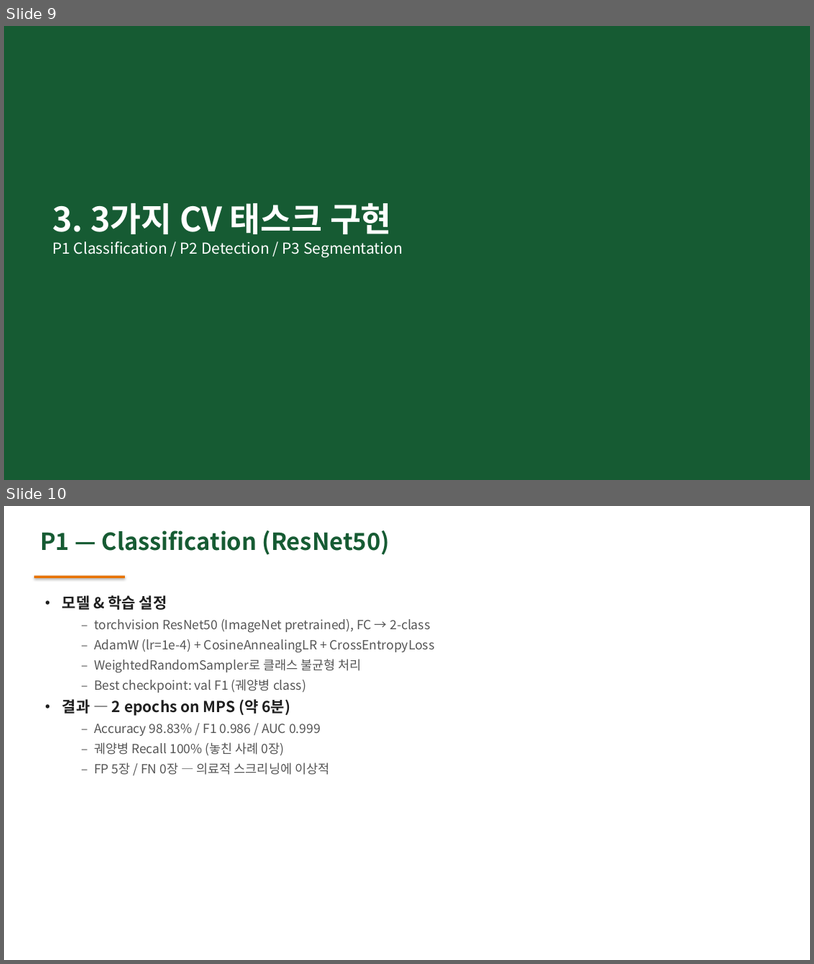
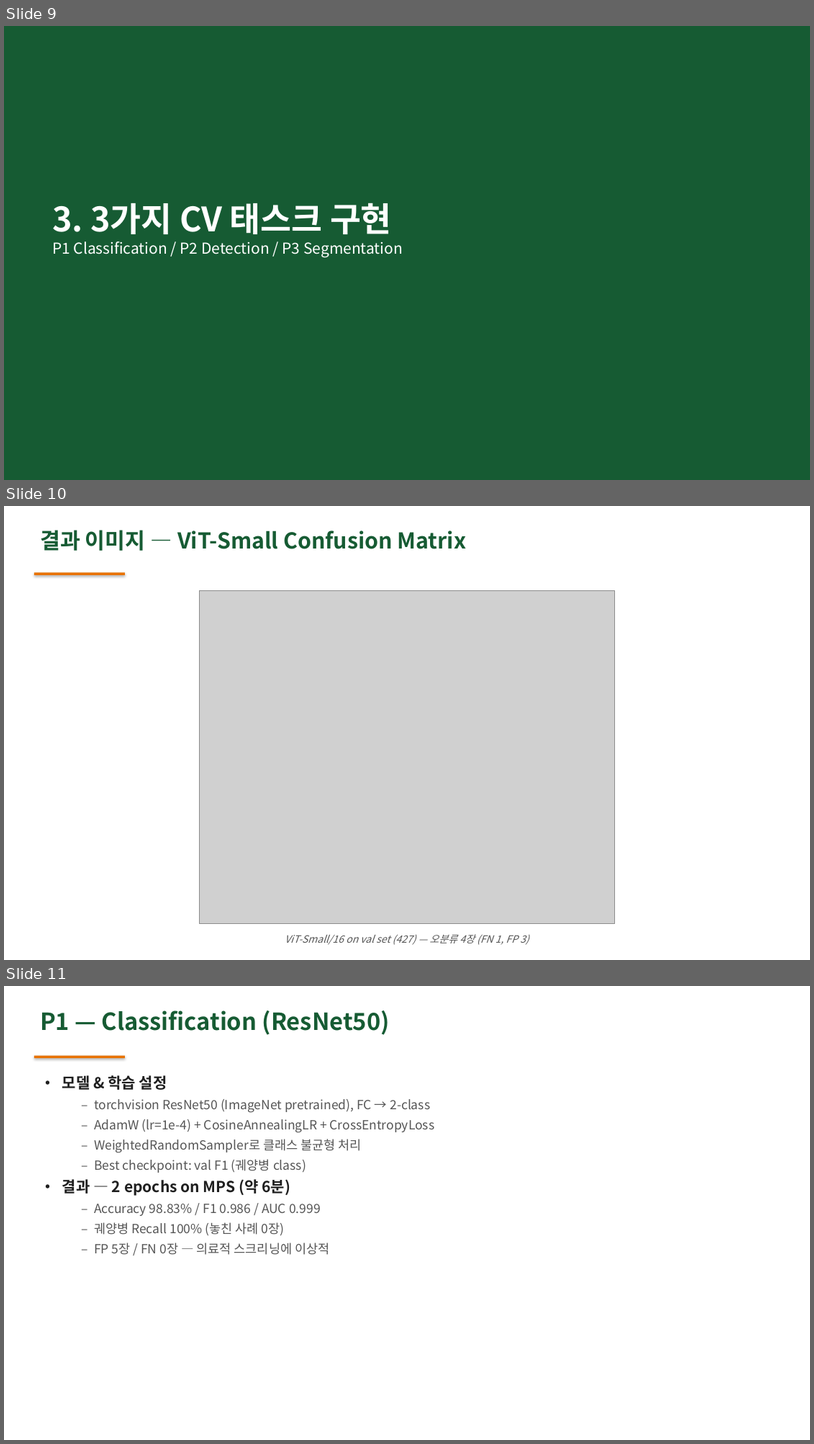
Before and after one commit to YBNML/disease_01, a slide deck: docs/disease_01_presentation.pptx. Shown one above the other, each under a label of ours: slides 9 and 10 before the commit, slides 9, 10 and 11 after it. The pictures are 814x964 and 814x1444 pixels, drawn with LibreOffice and Linux fonts; fonts in the diff are those of the drawing; grey boxes stand for pictures. Boxes give left, top, right and bottom in pixels: in the first picture for what was removed or moved away, otherwise in the second. Text is boxed around its words. In the diff, an @@ line names an element or a change of style, - is before the commit and + after.

```diff
--- a/docs/disease_01_presentation.pptx
+++ b/docs/disease_01_presentation.pptx
@@ slide 10 added at (4,506,810,960), background #FFFFFF @@
@@ text added at (40,530,466,551), 26 pt, text #165B33, bold @@
+결과 이미지 — ViT-Small Confusion Matrix
@@ rectangle added at (34,572,125,575), fill #E87200 @@
@@ picture added at (199,591,615,924) @@
@@ text added at (285,934,529,944), 12 pt, text #555555, italic @@
+ViT-Small/16 on val set (427) — 오분류 4장 (FN 1, FP 3)
@@ what was slide 10 is now slide 11 @@
```
Also in this commit, not shown: 5 other slides added, 12 other files.
